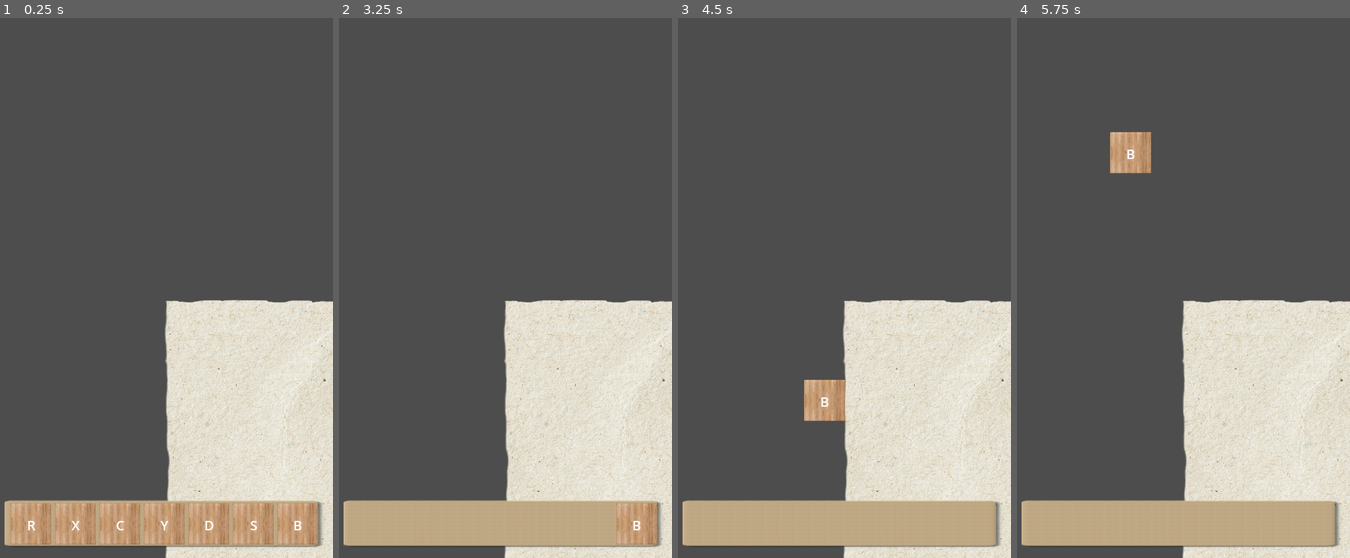
Above: before the commit, frames 1-4 (left to right).
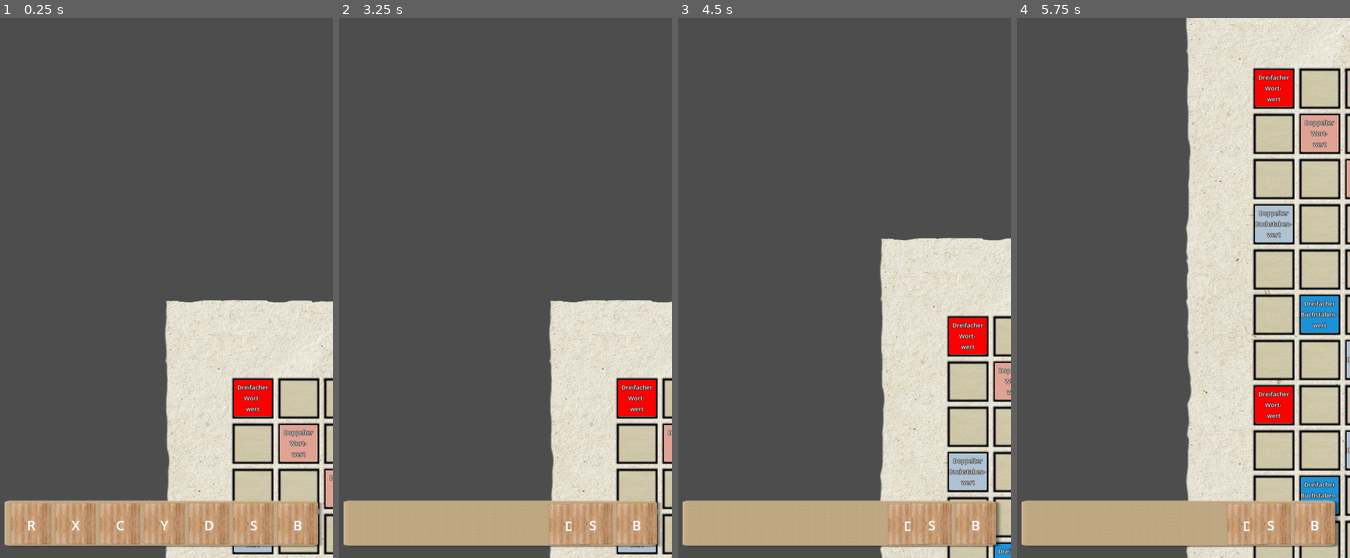
Above: after the commit, the same moments.

Repository: schaefchenaufderweide/scrabble
Game: Godot game, scene res://scenes/Main.tscn
Same seed, same stepped clock (60 frames per second), same inputs: the game is played once before the commit and once after it.
Inputs (mouse positions are in pixels of both pictures, inside the frame that each line leads up to):
- Up to frame 1 (0.25 s): no input
- Up to frame 2 (3.25 s): tap Enter at 0.5, 2 s; drag from (502, 525) to (368, 525) at 0.52 s; tap Space at 1.25, 2.75 s; drag from (368, 525) to (502, 525) at 1.27 s; move the mouse to (502, 525) at 2.02 s; hold Up (ui_up) 2.03-2.75 s; tap O at 2.1 s; click (502, 525) at 2.17 s; drag from (502, 525) to (635, 525) at 2.77 s
- Up to frame 3 (4.5 s): tap Enter at 3.5 s; drag from (974, 525) to (841, 525) at 3.52 s; tap Space at 4.25 s; drag from (841, 525) to (791, 153) at 4.27 s
- Up to frame 4 (5.75 s): hold Down (ui_down) from 5.03 s (still down); tap O at 5.1 s; click (1130, 153) at 5.17 s

The runs differ from the first frame. In frame 1, 6.7% of the frame differs, in the area x 69-100%, y 66-100%; in frame 2, 10%; in frame 3, 17%; in frame 4, 38%, in the area x 27-100%, y 0-100%.

Commit message:
0.15 spielfeld komplett erstellt

Diff:
--- a/scenes/Spielfeld.tscn
+++ b/scenes/Spielfeld.tscn
@@ -1,10 +1,19 @@
-[gd_scene load_steps=4 format=3 uid="uid://7dbwea2in5nt"]
+[gd_scene load_steps=7 format=3 uid="uid://7dbwea2in5nt"]
 
 [ext_resource type="Texture2D" uid="uid://claqc60tarde8" path="res://graphics/spielfeld.png" id="1_1qnwi"]
 [ext_resource type="Script" path="res://scenes/spielfeld.gd" id="1_w745b"]
+[ext_resource type="Texture2D" uid="uid://bh1xydtdky2yw" path="res://graphics/spielfeld_mitte.png" id="3_c1hra"]
 
 [sub_resource type="RectangleShape2D" id="RectangleShape2D_akk6s"]
 size = Vector2(56, 54)
+
+[sub_resource type="SystemFont" id="SystemFont_yn36g"]
+
+[sub_resource type="LabelSettings" id="LabelSettings_tl5w1"]
+font = SubResource("SystemFont_yn36g")
+font_size = 9
+outline_size = 2
+outline_color = Color(0, 0, 0, 1)
 
 [node name="Spielfeld" type="Area2D"]
 script = ExtResource("1_w745b")
@@ -15,3 +24,123 @@
 [node name="CollisionShape2D" type="CollisionShape2D" parent="."]
 position = Vector2(-2.68221e-07, -2.38419e-07)
 shape = SubResource("RectangleShape2D_akk6s")
+
+[node name="Mitte" type="Sprite2D" parent="."]
+visible = false
+texture = ExtResource("3_c1hra")
+
+[node name="DreifacherWortwert" type="ColorRect" parent="."]
+visible = false
+offset_left = -28.0
+offset_top = -27.0
+offset_right = 28.0
+offset_bottom = 27.0
+color = Color(1, 0, 0, 1)
+
+[node name="Label" type="Label" parent="DreifacherWortwert"]
+layout_mode = 1
+anchors_preset = 8
+anchor_left = 0.5
+anchor_top = 0.5
+anchor_right = 0.5
+anchor_bottom = 0.5
+offset_left = -28.0
+offset_top = -27.0
+offset_right = 28.0
+offset_bottom = 27.0
+grow_horizontal = 2
+grow_vertical = 2
+text = "Dreifacher
+Wort-
+wert"
+label_settings = SubResource("LabelSettings_tl5w1")
+horizontal_alignment = 1
+vertical_alignment = 1
+autowrap_mode = 1
+
+[node name="DoppelterWortwert" type="ColorRect" parent="."]
+visible = false
+offset_left = -28.0
+offset_top = -27.0
+offset_right = 28.0
+offset_bottom = 27.0
+color = Color(0.878431, 0.635294, 0.576471, 1)
+
+[node name="Label" type="Label" parent="DoppelterWortwert"]
+layout_mode = 1
+anchors_preset = 8
+anchor_left = 0.5
+anchor_top = 0.5
+anchor_right = 0.5
+anchor_bottom = 0.5
+offset_left = -28.0
+offset_top = -27.0
+offset_right = 28.0
+offset_bottom = 27.0
+grow_horizontal = 2
+grow_vertical = 2
+text = "Doppelter
+Wort-
+wert"
+label_settings = SubResource("LabelSettings_tl5w1")
+horizontal_alignment = 1
+vertical_alignment = 1
+autowrap_mode = 1
+
+[node name="DreifacherBuchstabenwert" type="ColorRect" parent="."]
+visible = false
+offset_left = -28.0
+offset_top = -27.0
+offset_right = 28.0
+offset_bottom = 27.0
+color = Color(0.105882, 0.572549, 0.839216, 1)
+
+[node name="Label" type="Label" parent="DreifacherBuchstabenwert"]
+layout_mode = 1
+anchors_preset = 8
+anchor_left = 0.5
+anchor_top = 0.5
+anchor_right = 0.5
+anchor_bottom = 0.5
+offset_left = -28.0
+offset_top = -27.0
+offset_right = 28.0
+offset_bottom = 27.0
+grow_horizontal = 2
+grow_vertical = 2
+text = "Dreifacher
+Buchstaben-
+wert"
+label_settings = SubResource("LabelSettings_tl5w1")
+horizontal_alignment = 1
+vertical_alignment = 1
+autowrap_mode = 1
+
+[node name="DoppelterBuchstabenwert" type="ColorRect" parent="."]
+visible = false
+offset_left = -28.0
+offset_top = -27.0
+offset_right = 28.0
+offset_bottom = 27.0
+color = Color(0.682353, 0.760784, 0.823529, 1)
+
+[node name="Label" type="Label" parent="DoppelterBuchstabenwert"]
+layout_mode = 1
+anchors_preset = 8
+anchor_left = 0.5
+anchor_top = 0.5
+anchor_right = 0.5
+anchor_bottom = 0.5
+offset_left = -28.0
+offset_top = -27.0
+offset_right = 28.0
+offset_bottom = 27.0
+grow_horizontal = 2
+grow_vertical = 2
+text = "Doppelter
+Buchstaben-
+wert"
+label_settings = SubResource("LabelSettings_tl5w1")
+horizontal_alignment = 1
+vertical_alignment = 1
+autowrap_mode = 1
--- a/scenes/global_concepts.gd
+++ b/scenes/global_concepts.gd
@@ -8,6 +8,11 @@
 var buchstaben_im_sackerl = create_buchstaben_im_sackerl()
 @onready var camera = $"../Main/Camera2D"
 
+var spezialfelder = {"dreifacher Wortwert": [[0,0], [7,0], [14, 0], [0, 7], [14,7], [0, 14], [7,14], [14,14]],
+"doppelter Wortwert": [[1,1],[2,2], [3,3], [4,4], [10, 4], [11, 3], [12,2], [13,1],[1, 13], [2,12], [3,11], [4,10], [10,10], [11,11], [12,12], [13,13]],
+"dreifacher Buchstabenwert": [[5,1], [9,1], [1,5], [5,5], [9,5], [13,5], [1, 9], [5,9], [9,9],[13,9], [5,13], [9,13]],
+"doppelter Buchstabenwert": [[3,0], [11,0], [0,3],[6,2],[8,2],[7,3],[2,6],[6,6],[8,6],[12,6],[3,7],[11,7],[2,8],[6,8],[8,8],[12,8],[0,11],[7,11],[14,11],[6,12],[8,12],[3,14],[11,14]],
+"Mitte": [[7,7]]}
 
 
 func create_buchstaben_im_sackerl():
@@ -17,13 +22,37 @@
 
 func init_spielfeld():
 	var spielbrett_size = spielbrett.size
+
 	var spielfeld_scene = preload("res://scenes/Spielfeld.tscn")
+	var spielfeld_size = preload("res://graphics/spielfeld.png").get_size()
+
 	var anzahl_felder = GlobalGameSettings.anzahl_felder
 	var abstand = GlobalGameSettings.abstand_zwischen_steinen
+
+	var erste_x = spielbrett.position.x - spielbrett_size.x/2 - anzahl_felder/2 * (spielfeld_size.x + abstand)
+	var erste_y = spielbrett.position.y - spielbrett_size.y/2 - anzahl_felder/2 * (spielfeld_size.y + abstand)
 	for y in range(anzahl_felder):
 		for x in range(anzahl_felder):
+
 			var new_spielfeld = spielfeld_scene.instantiate()
 			spielbrett.add_child(new_spielfeld)
-			var erste_x = spielbrett_size.x/2 - anzahl_felder/2 * new_spielfeld.size.x
-			var new_position_x = erste_x + x * (new_spielfeld.size.x + abstand)
+			var spezial_markierung = null
+			for spezial in spezialfelder:
+				if [x, y] in spezialfelder[spezial]:
+					spezial_markierung = spezial
+					break
+			if spezial_markierung == "dreifacher Wortwert":
+				new_spielfeld.dreifacher_wortwert.visible = true
+			elif spezial_markierung == "doppelter Wortwert":
+				new_spielfeld.doppelter_wortwert.visible = true
+			elif spezial_markierung == "dreifacher Buchstabenwert":
+				new_spielfeld.dreifacher_buchstabenwert.visible = true
+			elif spezial_markierung == "doppelter Buchstabenwert":
+				new_spielfeld.doppelter_buchstabenwert.visible = true
+			elif spezial_markierung == "Mitte":
+				new_spielfeld.mitte.visible = true
+
+			var new_position_x = erste_x + x * (spielfeld_size.x + abstand)
+			var new_position_y = erste_y + y * (spielfeld_size.y + abstand)
 			new_spielfeld.position.x = new_position_x
+			new_spielfeld.position.y = new_position_y
--- a/scenes/spielfeld.gd
+++ b/scenes/spielfeld.gd
@@ -1,3 +1,8 @@
 extends Area2D
 
 @onready var size = $Sprite2D.texture.get_width() * scale
+@onready var dreifacher_wortwert = $DreifacherWortwert
+@onready var doppelter_wortwert = $DoppelterWortwert
+@onready var dreifacher_buchstabenwert = $DreifacherBuchstabenwert
+@onready var doppelter_buchstabenwert = $DoppelterBuchstabenwert
+@onready var mitte = $Mitte
--- a/scripts/main.gd
+++ b/scripts/main.gd
@@ -4,6 +4,4 @@
 func _ready() -> void:
 
 	GlobalConcepts.init_spielfeld()
-	print("ruft ziehe steine auf")
 	GlobalConcepts.player_hand.ziehe_steine()
-	print(GlobalConcepts.player_hand.steine)
Not shown, removed: graphics/button_disabled.png.import
Not shown, removed: graphics/button_normal.png.import
Not shown, removed: graphics/button_pressed.png.import
Not shown, removed: graphics/checkbox_disabled.png.import
Not shown, removed: graphics/checkbox_off.png.import
Not shown, removed: graphics/checkbox_on.png.import
Not shown, removed: graphics/fragezeichen.png.import
Not shown, removed: graphics/keyboard.png.import
Not shown, removed: graphics/keyboardletter.png.import
Not shown, removed: graphics/keyboardletter_pressed.png.import
Not shown, removed: graphics/leiste.png.import
Not shown, removed: graphics/loadingscreen.png.import
(and 40 more such lines)
